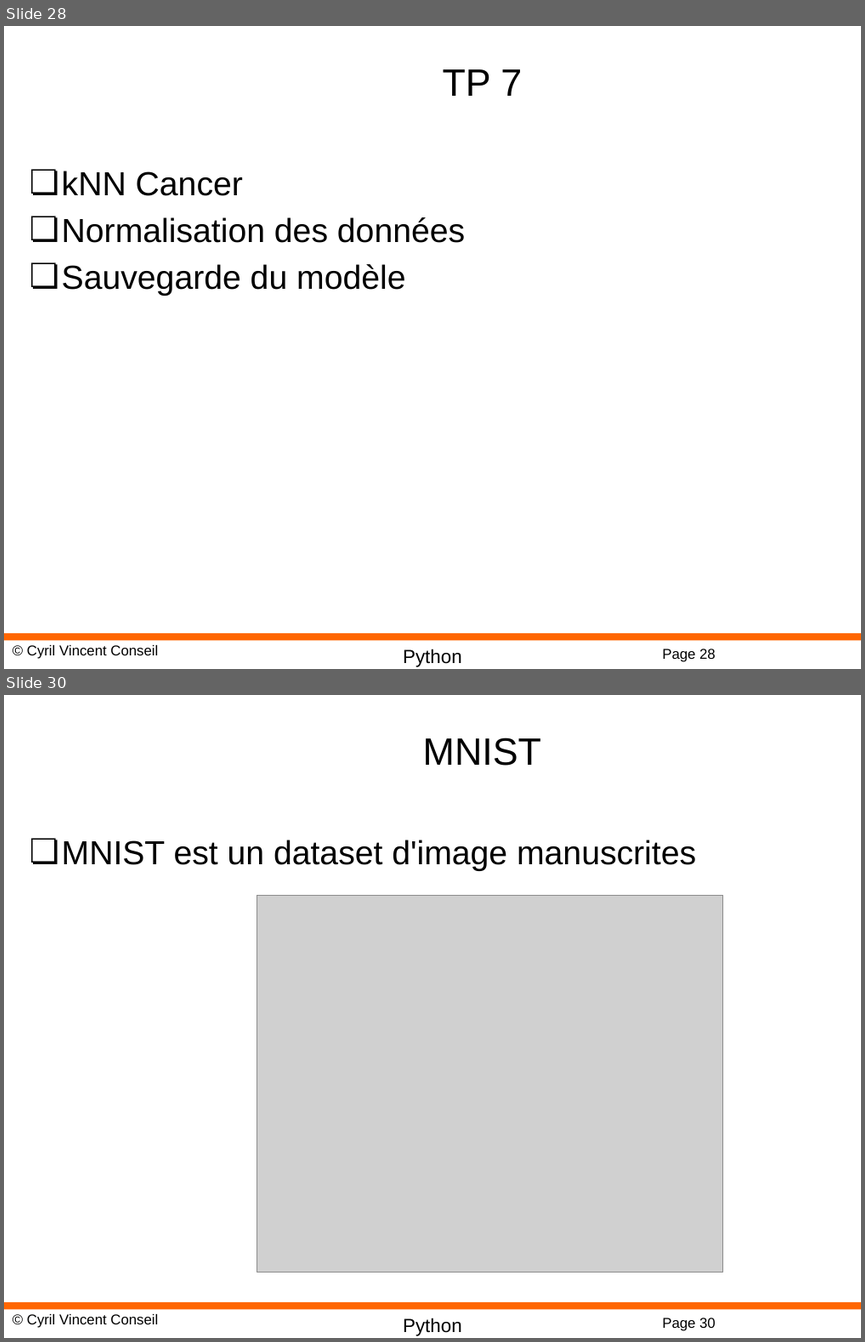
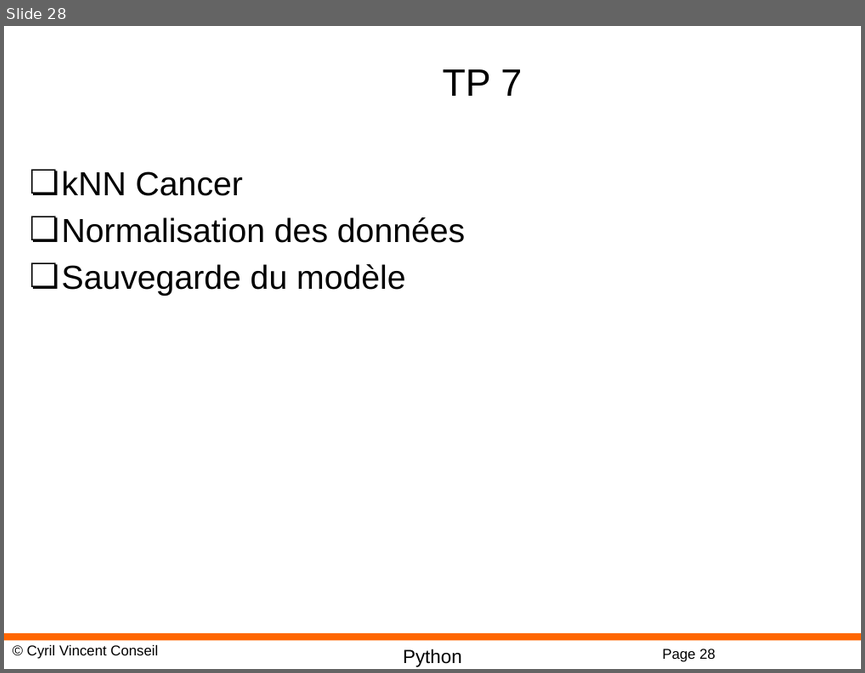
Before and after one commit to cyrilvincent/iot-ai, a slide deck: ppt/IoTAI10-KNN.pptx. Shown one above the other, each under a label of ours: slides 28 and 30 before the commit, slide 28 after it; the slides between them are not shown. The pictures are 865x1342 and 865x673 pixels, drawn with LibreOffice and Linux fonts; fonts in the diff are those of the drawing; grey boxes stand for pictures; background and template pictures are left out. Boxes give left, top, right and bottom in pixels: in the first picture for what was removed or moved away, otherwise in the second. Text is boxed around its words. In the diff, an @@ line names an element or a change of style, - is before the commit and + after.

```diff
--- a/ppt/IoTAI10-KNN.pptx
+++ b/ppt/IoTAI10-KNN.pptx
@@ slide 30 removed at bbox=[4, 695, 861, 1338], background #FFFFFF; not listed: 4 template elements that a slide beside it also shows @@
@@ title removed at bbox=[423, 737, 541, 766] @@
-MNIST
@@ text removed at bbox=[62, 839, 696, 871] @@
-❏ MNIST est un dataset d'image manuscrites
@@ picture removed at bbox=[256, 895, 723, 1271] @@
```
Also in this commit, not shown: 3 other slides removed, 5 other files.
